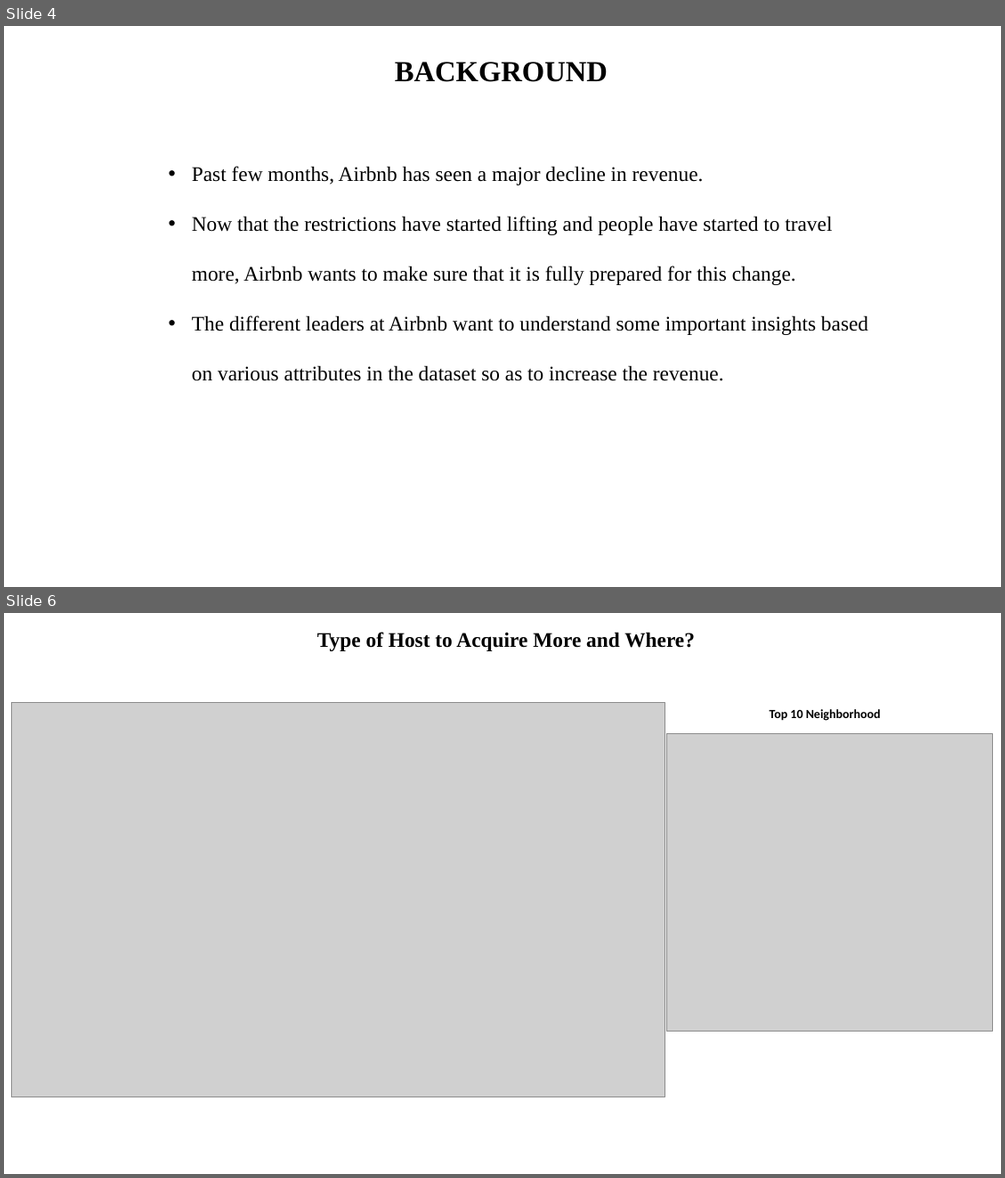
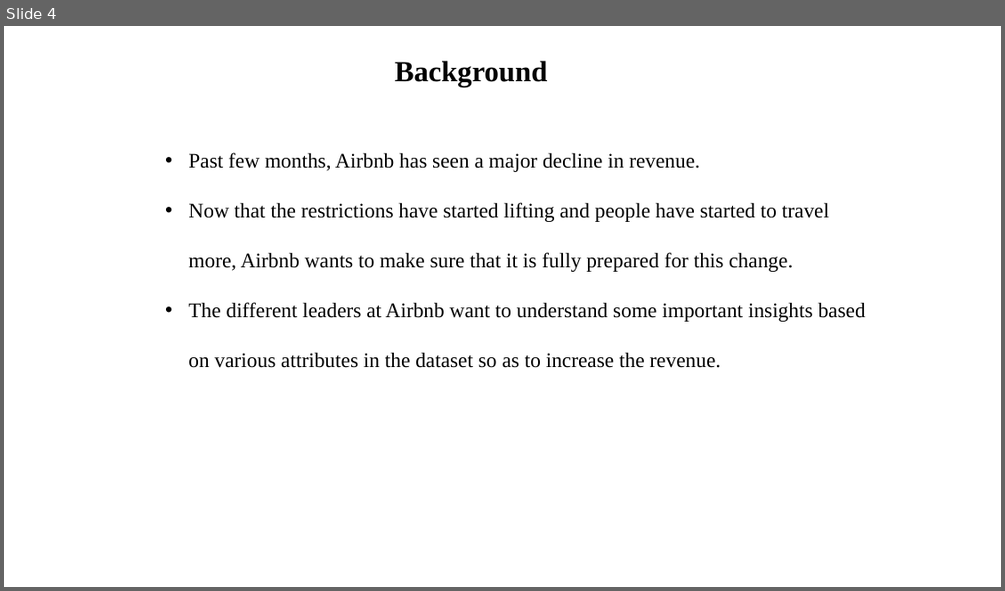
Before and after one commit to sagarbarge/Airbnb_NYC_Storytelling, a slide deck: Presentation_1_Analyst.pptx. Shown one above the other, each under a label of ours: slides 4 and 6 before the commit, slide 4 after it; the slides between them are not shown. The pictures are 1005x1178 and 1005x591 pixels, drawn with LibreOffice and Linux fonts; fonts in the diff are those of the drawing; grey boxes stand for pictures. Boxes give left, top, right and bottom in pixels: in the first picture for what was removed or moved away, otherwise in the second. Text is boxed around its words. In the diff, an @@ line names an element or a change of style, - is before the commit and + after.

```diff
--- a/Presentation_1_Analyst.pptx
+++ b/Presentation_1_Analyst.pptx
@@ slide 6 removed at (x1=4, y1=613, x2=1001, y2=1174), background #FFFFFF @@
@@ text removed at (x1=317, y1=632, x2=695, y2=651) @@
-Type of Host to Acquire More and Where?
@@ picture removed at (x1=11, y1=702, x2=665, y2=1097) @@
@@ text removed at (x1=769, y1=709, x2=881, y2=721) @@
-Top 10 Neighborhood
@@ picture removed at (x1=666, y1=734, x2=993, y2=1031) @@
@@ slide 4 changed as well @@
@@ text at (x1=395, y1=61, x2=548, y2=87): text changed @@
-BACKGROUND
+Background
@@ text "Past few months, Airbnb has ..." moved from (x1=192, y1=166, x2=868, y2=381) to (x1=188, y1=152, x2=866, y2=368) @@
```
Also in this commit, not shown: 4 other slides changed, 8 slides added, 4 other slides removed, 21 other files.
